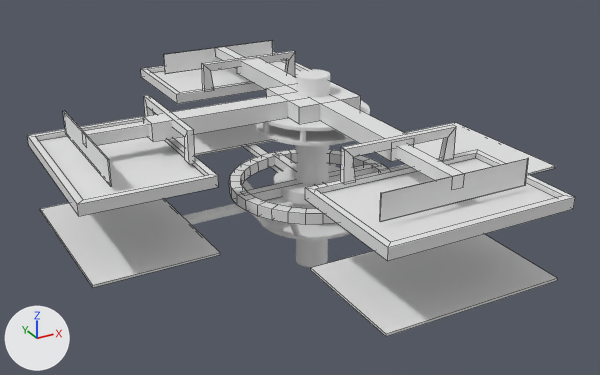
A saved change to the FBX model Modelos/Textile/TextileMachUpper.fbx.
Before and after are seen from a 50 mm camera at (-6.9, -12.09, 7.58) aimed at (-0.27, -0.03, 1.55). The lights are fixed; the arrows at lower left show +X, +Y and +Z. Mesh edges are drawn as thin lines on the coarser meshes. Where no turn or scale is listed for an object, it has been applied to the vertices.

Before the edit, the objects in view are built like this:
```python
me_cube_026 = bpy.data.meshes.new('Cube.026')
me_cube_026.from_pydata(...)  # a box spanning x -0.1..0.1, y 2.0..4.0, z 3.0..3.2
me_cube_028 = bpy.data.meshes.new('Cube.028')
me_cube_028.from_pydata(...)  # a box spanning x -1.26..1.26, y 3.98..4.0, z 2.79..3.2
me_cube_031 = bpy.data.meshes.new('Cube.031')
me_cube_031.from_pydata(...)  # a box spanning x -1.26..1.26, y -4.0..-3.98, z 2.79..3.2
me_cube_032 = bpy.data.meshes.new('Cube.032')
me_cube_032.from_pydata(...)  # a box spanning x -0.1..0.1, y -4.0..-2.0, z 3.0..3.2
me_cube_035 = bpy.data.meshes.new('Cube.035')
me_cube_035.from_pydata(...)  # a box spanning x -4.0..-2.0, y -0.02..0.18, z 3.0..3.2
me_cube_036 = bpy.data.meshes.new('Cube.036')
me_cube_036.from_pydata(...)  # a box spanning x -4.0..-3.98, y -1.17..1.34, z 2.79..3.2
me_cylinder_002 = bpy.data.meshes.new('Cylinder.002')
me_cylinder_002.from_pydata(...)  # a 32-sided cylinder along z spanning x -1.0..1.0, y -1.0..1.0, z 2.67..2.73
ob_cube_020 = bpy.data.objects.new('Cube.020', me_cube_026)
ob_cube_020.location = (0.0, 0.0, 0.0)
ob_cube_021 = bpy.data.objects.new('Cube.021', me_cube_028)
ob_cube_021.location = (0.0, 0.0, 0.0)
ob_cube_024 = bpy.data.objects.new('Cube.024', me_cube_031)
ob_cube_024.location = (0.0, 0.0, 0.0)
ob_cube_025 = bpy.data.objects.new('Cube.025', me_cube_032)
ob_cube_025.location = (0.0, 0.0, 0.0)
ob_cube_028 = bpy.data.objects.new('Cube.028', me_cube_035)
ob_cube_028.location = (0.0, 0.0, 0.0)
ob_cube_029 = bpy.data.objects.new('Cube.029', me_cube_036)
ob_cube_029.location = (0.0, 0.0, 0.0)
ob_fixed = bpy.data.objects.new('Fixed', me_cylinder_002)
ob_fixed.location = (0.0, 0.0, 0.0)
# also in view: 'Cube.012' at (0.0, 0.0, 3.14); 'Cube.018' at (-0.02, 3.53, 1.49); 'Cube.023' at (0.0, -2.63, 3.05); 'Cube.001' at (0.0, 0.0, 1.57); 'Rotating' at (0.0, 0.0, 0.95)
```
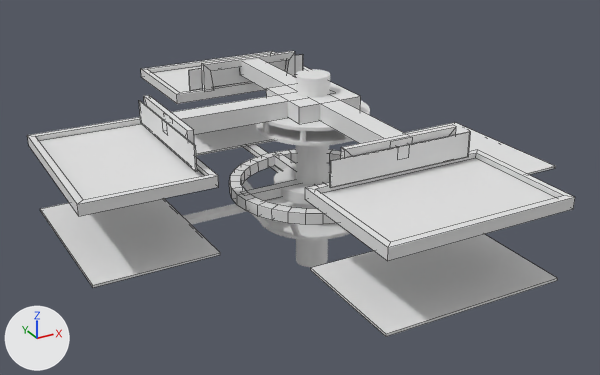
The change in detail:
Object 'Cube.024' (ob_cube_024) moves from (0.0, 0.0, 0.0) to (0.0, 1.27, 0.0).
Object 'Cube.029' (ob_cube_029) moves from (0.0, 0.0, 0.0) to (1.28, -0.07, 0.0).
Object 'Cube.021' (ob_cube_021) moves from (0.0, 0.0, 0.0) to (0.0, -1.37, 0.0).
Object 'Cube.025' (ob_cube_025) moves from (0.0, 0.0, 0.0) to (0.0, 1.27, 0.0).
Object 'Cube.020' (ob_cube_020) moves from (0.0, 0.0, 0.0) to (0.0, -1.37, 0.0).
Object 'Cube.028' (ob_cube_028) moves from (0.0, 0.0, 0.0) to (1.28, -0.07, 0.0).

Pixel boxes (x1, y1, x2, y2) of what changed, in the pictures (600 x 375 px):
'Cube.024', moved
    before: (380, 158, 529, 222)
    after: (330, 132, 471, 188)
'Cube.021', moved
    before: (164, 40, 273, 74)
    after: (189, 54, 303, 91)
'Cube.029', moved
    before: (63, 111, 112, 186)
    after: (139, 100, 197, 172)
'Cube.025', moved (not visible afterwards)
    before: (397, 144, 462, 180)
'Cube.028', moved (not visible afterwards)
    before: (83, 121, 149, 146)
'Cube.020', moved (not visible afterwards)
    before: (216, 47, 245, 69)
